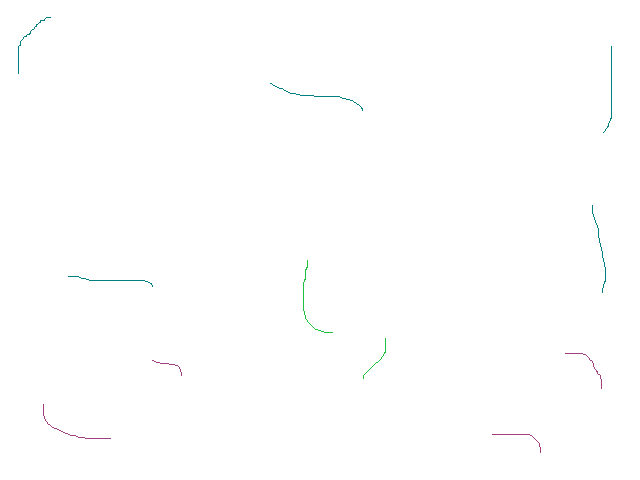
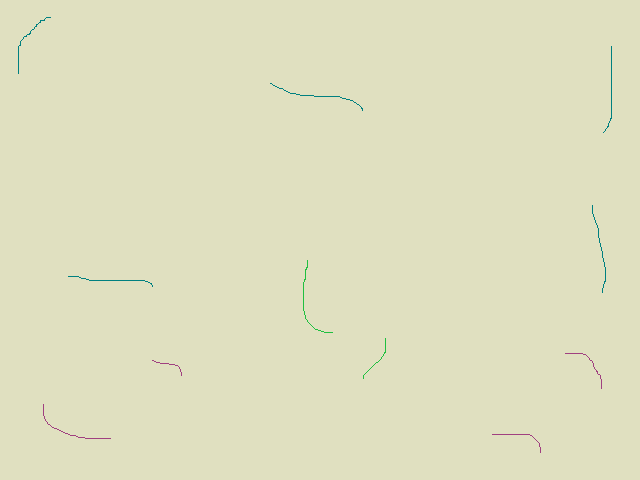
Two versions of the same layered image (640 × 480). Layer-by-layer changes:
painted on "Background" over (x1=0, y1=0, x2=640, y2=480)
painted on "40_randomLow.png" over (x1=0, y1=0, x2=640, y2=480)
